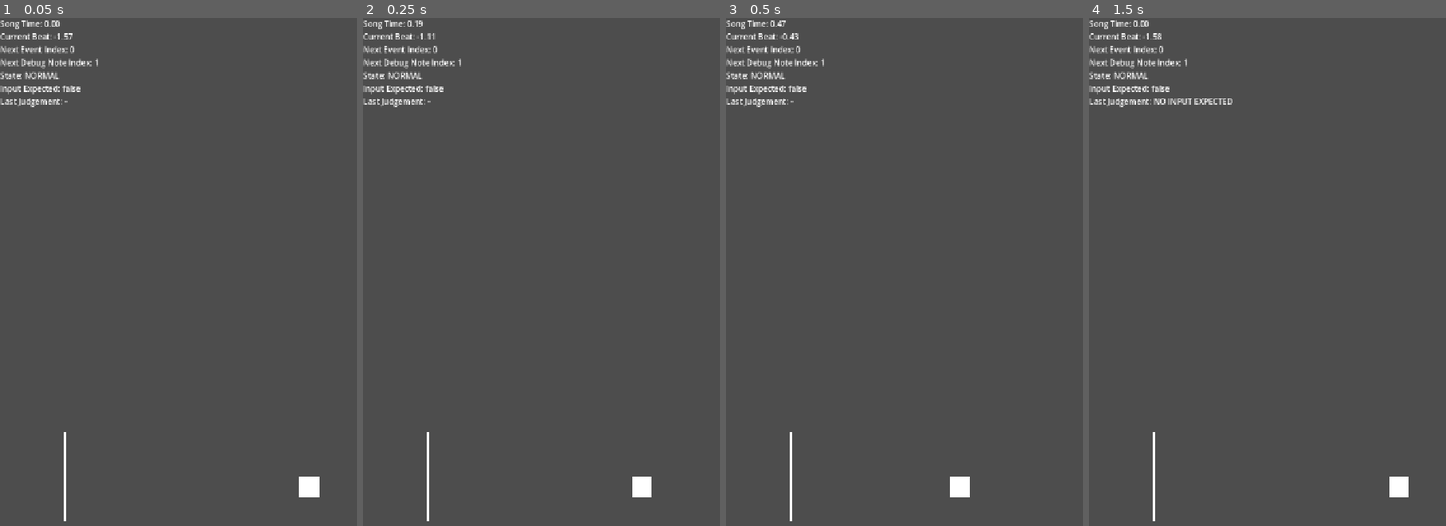
Above: before the commit, frames 1-4 (left to right).
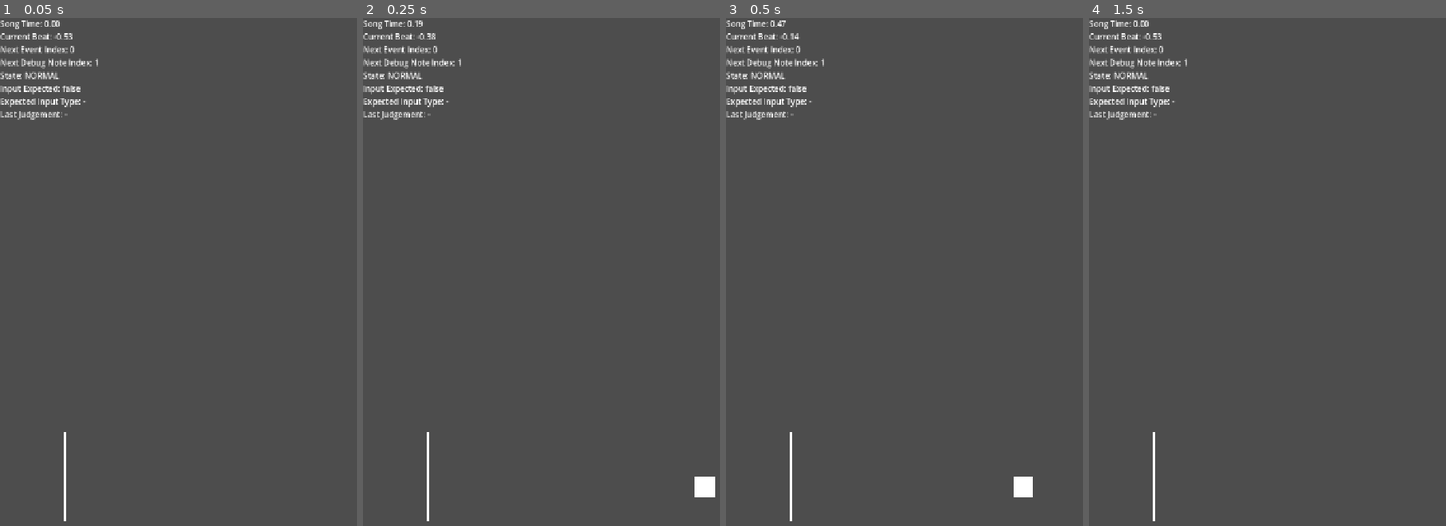
Above: after the commit, the same moments.

Repository: unuse-org/rhythm-cheers
Game: Godot game, scene res://scenes/main.tscn
Same seed, same stepped clock (60 frames per second), same inputs: the game is played once before the commit and once after it. Sound files missing from this copy of the repository are replaced by a short silence.
Inputs (mouse positions are in pixels of both pictures, inside the frame that each line leads up to):
- Up to frame 1 (0.05 s): no input
- Up to frame 2 (0.25 s): no input
- Up to frame 3 (0.5 s): no input
- Up to frame 4 (1.5 s): move the mouse to (1346, 302) at 0.52 s; hold Space (hit) 0.53-1.28 s; click (1346, 302) at 0.67 s; move the mouse to (1196, 368) at 1.27 s; tap Space (hit) at 1.35 s; click (1196, 368) at 1.42 s

The runs differ from the first frame. In frame 1, 0.6% of the frame differs, in the area x 0-90%, y 2-95%; in frame 2, 0.8%, in the area x 0-99%, y 2-95%; in frame 3, 0.8%; in frame 4, 0.7%.

Commit message:
✨ 入力タイプを複数実装

Diff:
--- a/scripts/main.gd
+++ b/scripts/main.gd
@@ -8,7 +8,7 @@
 @export var debug_note_scene: PackedScene
 @export var show_debug_notes: bool = true
 
-const BPM: float = 148.0
+const BPM: float = 50.0
 
 # 音源の先頭から、最初の拍が始まるまでの時間
 const OFFSET: float = 0.64
@@ -28,11 +28,14 @@
 
 
 enum EventType {
-	PREPARE,
-	JUDGE,
+	EXPECT_INPUT,
 	RETURN_NORMAL,
 }
 
+enum InputType {
+	PREPARE,
+	CHEERS,
+}
 
 enum CharacterState {
 	NORMAL,
@@ -46,26 +49,30 @@
 var chart: Array[Dictionary] = [
 	{
 		"beat": 1.0,
-		"type": EventType.PREPARE,
+		"type": EventType.EXPECT_INPUT,
+		"input_type": InputType.PREPARE,
 	},
 	{
 		"beat": 2.0,
-		"type": EventType.JUDGE,
+		"type": EventType.EXPECT_INPUT,
+		"input_type": InputType.CHEERS,
 	},
 	{
 		"beat": 5.0,
-		"type": EventType.PREPARE,
+		"type": EventType.EXPECT_INPUT,
+		"input_type": InputType.PREPARE,
 	},
 	{
 		"beat": 6.0,
-		"type": EventType.JUDGE,
+		"type": EventType.EXPECT_INPUT,
+		"input_type": InputType.CHEERS,
 	},
 ]
 
 
 # デバッグノート
 var active_notes: Array[DebugNote] = []
-var debug_judge_events: Array[Dictionary] = []
+var debug_input_events: Array[Dictionary] = []
 var next_debug_note_index: int = 0
 
 # イベント処理
@@ -77,7 +84,8 @@
 
 # 入力判定
 var input_expected: bool = false
-var current_judge_beat: float = 0.0
+var current_input_beat: float = 0.0
+var expected_input_type: InputType = InputType.PREPARE
 
 # 最後の判定結果
 var last_judgement: String = "-"
@@ -90,7 +98,7 @@
 	debug_notes.visible = show_debug_notes
 
 	set_judge_line_position()
-	initialize_debug_judge_events()
+	initialize_debug_input_events()
 
 	if debug_note_scene == null and show_debug_notes:
 		push_error("debug_note_sceneが設定されていません。")
@@ -113,8 +121,11 @@
 
 
 func _unhandled_input(event: InputEvent) -> void:
-	if event.is_action_pressed("hit"):
-		judge_input()
+	if event.is_action_pressed("prepare_input"):
+			receive_sensor_input(InputType.PREPARE)
+
+	elif event.is_action_pressed("cheers_input"):
+		receive_sensor_input(InputType.CHEERS)
 
 
 # 曲の現在の再生位置を取得する
@@ -133,14 +144,14 @@
 
 
 # JUDGEイベントをデバッグノート用の配列へ抽出する
-func initialize_debug_judge_events() -> void:
-	debug_judge_events.clear()
+func initialize_debug_input_events() -> void:
+	debug_input_events.clear()
 
 	for chart_event: Dictionary in chart:
 		var event_type: EventType = chart_event["type"]
 
-		if event_type == EventType.JUDGE:
-			debug_judge_events.append(chart_event)
+		if event_type == EventType.EXPECT_INPUT:
+			debug_input_events.append(chart_event)
 
 
 # 譜面イベントを時刻に従って実行する
@@ -153,9 +164,9 @@
 
 		var execution_time: float = event_time
 
-		# JUDGEイベントは早めの入力も受け付ける必要があるため、
+		# EXPECT_INPUTイベントは早めの入力も受け付ける必要があるため、
 		# 判定時刻よりMISS_WINDOW秒前に入力受付を開始する
-		if event_type == EventType.JUDGE:
+		if event_type == EventType.EXPECT_INPUT:
 			execution_time -= MISS_WINDOW
 
 		if song_time < execution_time:
@@ -168,35 +179,50 @@
 # 譜面イベントを実行する
 func execute_chart_event(chart_event: Dictionary) -> void:
 	var event_type: EventType = chart_event["type"]
-	var event_beat: float = chart_event["beat"]
 
 	match event_type:
-		EventType.PREPARE:
-			change_character_state(CharacterState.PREPARE)
-
-		EventType.JUDGE:
-			start_input_window(event_beat)
+		EventType.EXPECT_INPUT:
+			var event_beat: float = chart_event["beat"]
+			var input_type: InputType = chart_event["input_type"]
+
+			start_input_window(event_beat, input_type)
+
 
 		EventType.RETURN_NORMAL:
 			change_character_state(CharacterState.NORMAL)
 
 
 # 入力受付を開始する
-func start_input_window(event_beat: float) -> void:
-	current_judge_beat = event_beat
+func start_input_window(
+	event_beat: float,
+	input_type: InputType
+) -> void:
+	current_input_beat = event_beat
+	expected_input_type = input_type
 	input_expected = true
 
 	change_character_state(CharacterState.WAIT_INPUT)
 
-
-# プレイヤー入力を現在のJUDGEイベントと比較する
-func judge_input() -> void:
+# プレイヤー入力を判定する
+func receive_sensor_input(sensor_input_type: InputType) -> void:
 	if not input_expected:
 		last_judgement = "NO INPUT EXPECTED"
 		return
 
+	if sensor_input_type != expected_input_type:
+		last_judgement = "WRONG INPUT TYPE"
+		return
+
+	judge_input_timing()
+
+# 入力タイミングを判定する
+func judge_input_timing() -> void:
+	if not input_expected:
+		last_judgement = "NO INPUT EXPECTED"
+		return
+
 	var song_time: float = get_song_time()
-	var target_time: float = beat_to_seconds(current_judge_beat)
+	var target_time: float = beat_to_seconds(current_input_beat)
 
 	var difference: float = song_time - target_time
 	var absolute_difference: float = absf(difference)
@@ -220,9 +246,13 @@
 	input_expected = false
 
 	remove_first_debug_note()
-	change_character_state(CharacterState.CHEERS)
-
-	return_to_normal_after_delay()
+	match expected_input_type:
+		InputType.PREPARE:
+			change_character_state(CharacterState.PREPARE)
+
+		InputType.CHEERS:
+			change_character_state(CharacterState.CHEERS)
+			return_to_normal_after_delay()
 
 
 # 入力されないまま判定可能時間を過ぎた場合の処理
@@ -230,12 +260,16 @@
 	if not input_expected:
 		return
 
-	var target_time: float = beat_to_seconds(current_judge_beat)
+	var target_time: float = beat_to_seconds(current_input_beat)
 
 	if song_time <= target_time + MISS_WINDOW:
 		return
 
-	last_judgement = "MISS"
+	last_judgement = (
+		"MISS: %s"
+		% InputType.keys()[expected_input_type]
+	)
+
 	input_expected = false
 
 	remove_first_debug_note()
@@ -282,9 +316,9 @@
 	if debug_note_scene == null:
 		return
 
-	while next_debug_note_index < debug_judge_events.size():
+	while next_debug_note_index < debug_input_events.size():
 		var chart_event: Dictionary = (
-			debug_judge_events[next_debug_note_index]
+			debug_input_events[next_debug_note_index]
 		)
 
 		var beat: float = chart_event["beat"]
@@ -342,6 +376,11 @@
 	if is_instance_valid(note):
 		note.queue_free()
 
+# 入力期待状態のときに、期待される入力タイプを文字列で返す
+func get_expected_input_type_string() -> String:
+	if not input_expected:
+		return "-"
+	return InputType.keys()[expected_input_type]
 
 # デバッグラベルを更新する
 func update_debug_label(
@@ -356,6 +395,7 @@
 		+ "State: %s\n"
 		% CharacterState.keys()[character_state]
 		+ "Input Expected: %s\n" % input_expected
+		+ "Expected Input Type: %s\n" % get_expected_input_type_string()
 		+ "Last Judgement: %s" % last_judgement
 	)
 
